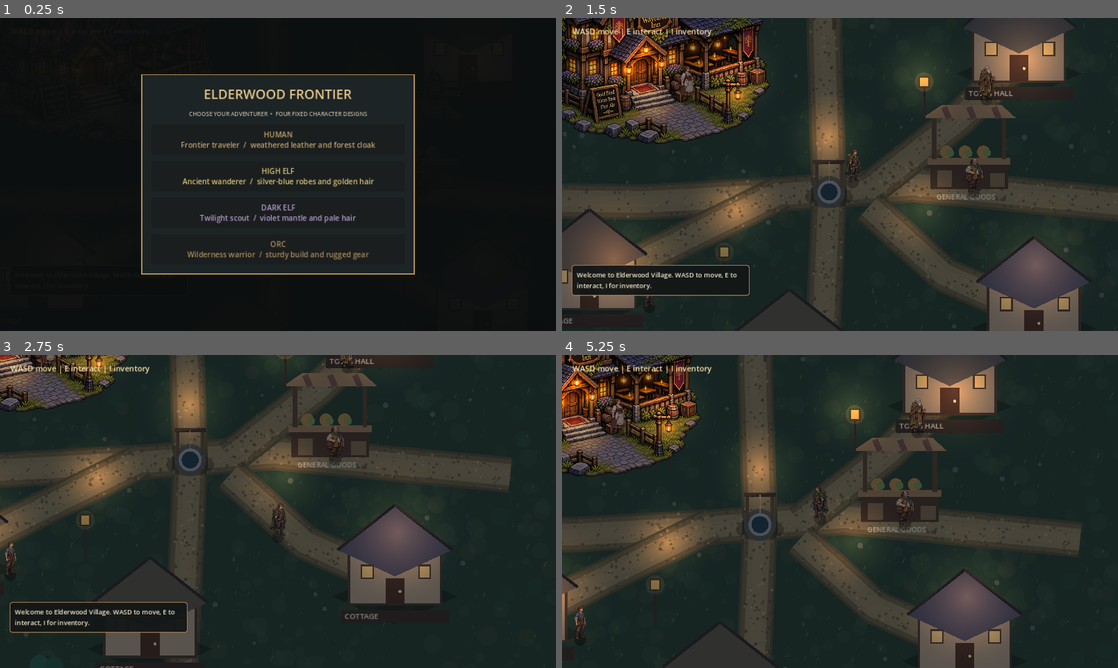
Above: before the commit, frames 1-4 (two rows, left to right).
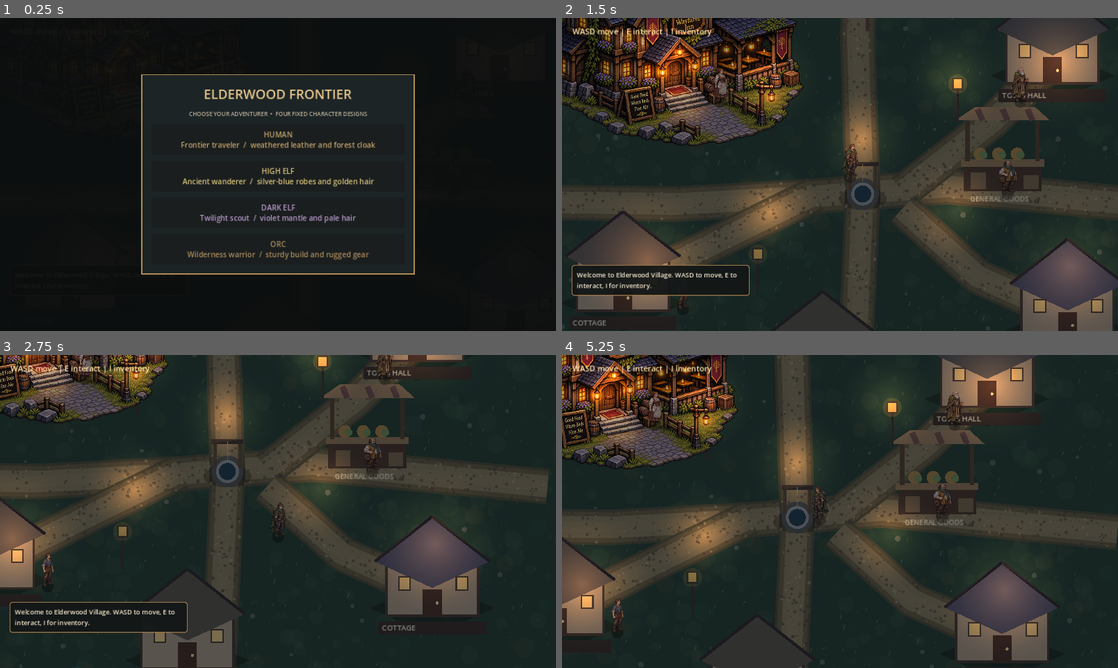
Above: after the commit, the same moments.

Repository: bhubler/elderwood-frontier-pc
Game: Godot game, scene res://scenes/world.tscn
The game is run twice, just before and just after one commit, with the same random seed, the same clock (stepped at 60 frames per second) and the same inputs.
Inputs:
- Up to frame 1 (0.25 s): no input
- Up to frame 2 (1.5 s): click "HUMAN Frontier traveler / wea…" at 0.5 s; tap Enter at 1.25 s; hold D from 1.28 s (still down); tap N at 1.35 s
- Up to frame 3 (2.75 s): tap Space at 1.52, 2.27 s; release D at 2.03 s; hold S from 2.03 s (still down); tap Shift at 2.1 s
- Up to frame 4 (5.25 s): release S at 2.78 s; hold D 2.78-3.53 s; tap I at 2.85, 3.5 s; hold W 3.53-4.28 s; tap E at 3.6 s; tap Space at 3.77, 4.52 s; hold A from 4.28 s (still down); tap N at 4.35 s; tap Shift at 5.1 s

The runs differ from the first frame. In frame 2, 45% of the frame differs, in the area x 0-100%, y 0-100%; in frame 3, 38%; in frame 4, 43%.

Commit message:
Add collision for Elderwood Village and the Wayfarer Inn

Diff:
--- a/scenes/player.tscn
+++ b/scenes/player.tscn
@@ -1,10 +1,18 @@
-[gd_scene load_steps=2 format=3]
+[gd_scene load_steps=3 format=3]
 
 [ext_resource type="Script" path="res://scripts/player.gd" id="1"]
 
+[sub_resource type="CircleShape2D" id="CircleShape2D_Feet"]
+radius = 10.0
+
 [node name="Player" type="CharacterBody2D"]
 z_index = 10
+motion_mode = 1
 script = ExtResource("1")
+
+[node name="Feet" type="CollisionShape2D" parent="."]
+position = Vector2(0, 16)
+shape = SubResource("CircleShape2D_Feet")
 
 [node name="Camera2D" type="Camera2D" parent="."]
 enabled = true
--- a/scenes/world.tscn
+++ b/scenes/world.tscn
@@ -14,7 +14,7 @@
 script = ExtResource("3")
 
 [node name="Player" parent="." instance=ExtResource("2")]
-position = Vector2(0, 0)
+position = Vector2(-65, 0)
 
 [node name="VillageInteractions" type="CanvasLayer" parent="."]
 script = ExtResource("4")
--- a/scripts/inn_interior.gd
+++ b/scripts/inn_interior.gd
@@ -1,5 +1,18 @@
 extends Node2D
 ## Separate off-map inn room; no modifications to the exterior village art.
+const WorldCollision := preload("res://scripts/world_collision.gd")
+
+func _ready() -> void:
+    WorldCollision.polygon(self, "RoomBoundary", PackedVector2Array([
+        Vector2(-357, -207), Vector2(357, -207),
+        Vector2(357, 207), Vector2(-357, 207)
+    ]), CollisionPolygon2D.BUILD_SEGMENTS)
+    WorldCollision.box(self, "Hearth", Rect2(-305, -190, 145, 80))
+    WorldCollision.box(self, "Counter", Rect2(115, -155, 185, 80))
+    WorldCollision.box(self, "Table", Rect2(-120, -25, 220, 110))
+    for p in [Vector2(-150, 100), Vector2(120, 110), Vector2(-140, -90)]:
+        WorldCollision.circle(self, "Stool", p, 25.0)
+
 func _draw() -> void:
     draw_rect(Rect2(-420,-270,840,540), Color("#201c1b"))
     draw_rect(Rect2(-390,-240,780,480), Color("#76553a"))
--- a/scripts/player.gd
+++ b/scripts/player.gd
@@ -280,10 +280,13 @@
     var moving: bool = input_vector.length_squared() > 0.0
     var running: bool = moving and Input.is_key_pressed(KEY_SHIFT)
     velocity = input_vector.normalized() * SPEED * (RUN_MULTIPLIER if running else 1.0)
-    if input_vector.length_squared() > 0.0:
+    move_and_slide()
+    moving = get_real_velocity().length_squared() > 1.0
+    if moving:
+        facing = get_real_velocity().normalized()
+        stride += delta * 10.0
+    elif input_vector != Vector2.ZERO:
         facing = input_vector.normalized()
-        stride += delta * 10.0
-    move_and_slide()
     if animated_sprite != null and animated_sprite.visible:
         _advance_animation(delta, moving, running)
     _animate_race_art(moving)
--- a/scripts/village_interactions.gd
+++ b/scripts/village_interactions.gd
@@ -346,7 +346,7 @@
 func _enter_inn() -> void:
     inside_inn = true
     return_position = player.position
-    player.position = Vector2(4200, 20)
+    player.position = Vector2(4200, 105)
     _show_message("The Wayfarer Inn — a warm refuge on the frontier. Walk south to the doorway and press E to leave.", 5.0)
 
 func _leave_inn() -> void:
--- a/scripts/wilderness_vegetation.gd
+++ b/scripts/wilderness_vegetation.gd
@@ -1,6 +1,7 @@
 extends Node2D
 ## Places licensed Wilderness Bundle scenes locally without committing their assets.
 ## Looks for standalone tree/bush scenes. Demo scenes are deliberately excluded.
+const WorldCollision := preload("res://scripts/world_collision.gd")
 const PACK_ROOT := "res://art/10_Wilderness_Bundle/Trees_and_Bushes"
 const SEED := 77139
 
@@ -64,6 +65,8 @@
 		decoration.position = pos
 		decoration.z_index = 0
 		add_child(decoration)
+		if is_tree:
+			WorldCollision.circle(self, "TreeTrunk", pos, 10.0)
 
 func _reserved(pos: Vector2) -> bool:
 	# Wide open village square, inn entrance, merchant stand, hall and cottages.
--- a/scripts/world.gd
+++ b/scripts/world.gd
@@ -1,6 +1,7 @@
 extends Node2D
 ## Elderwood Frontier: a modest wilderness settlement with room to grow.
 ## The inn is an authored sprite; the other buildings are temporary placeholders.
+const WorldCollision := preload("res://scripts/world_collision.gd")
 const TILE_W: float = 96.0
 const TILE_H: float = 48.0
 const EXTENT: int = 24
@@ -28,7 +29,50 @@
 	_load_village_building_art()
 	_load_wilderness_terrain()
 	_load_wilderness_vegetation()
+	_make_collision()
 	queue_redraw()
+
+func _make_collision() -> void:
+	var obstacles := Node2D.new()
+	obstacles.name = "WorldCollision"
+	add_child(obstacles)
+
+	var perimeter := PackedVector2Array([
+		Vector2(-2380, -1280), Vector2(2380, -1280),
+		Vector2(2380, 1280), Vector2(-2380, 1280)
+	])
+	var terrain := get_node_or_null("WildernessTerrain") as TileMapLayer
+	if terrain != null and terrain.tile_set != null:
+		var terrain_bounds := terrain.get_used_rect()
+		var first := terrain_bounds.position
+		var last := terrain_bounds.end - Vector2i.ONE
+		perimeter = PackedVector2Array([
+			terrain.map_to_local(first),
+			terrain.map_to_local(Vector2i(last.x, first.y)),
+			terrain.map_to_local(last),
+			terrain.map_to_local(Vector2i(first.x, last.y))
+		])
+	WorldCollision.polygon(obstacles, "VillageBoundary", perimeter, CollisionPolygon2D.BUILD_SEGMENTS)
+	if has_node("WayfarerInnArtwork"):
+		WorldCollision.polygon(obstacles, "WayfarerInn", PackedVector2Array([
+			Vector2(-640, -235), Vector2(-430, -341), Vector2(-151, -239),
+			Vector2(-151, -208), Vector2(-367, -157), Vector2(-459, -147),
+			Vector2(-640, -199)
+		]))
+	for building in buildings:
+		var pos: Vector2 = building["pos"]
+		WorldCollision.box(obstacles, str(building["name"]).to_pascal_case(),
+			Rect2(pos + Vector2(-92, -50), Vector2(184, 94)))
+	var stall_bounds := Rect2(202, -27, 156, 56)
+	if has_node("GeneralGoodsArtwork"):
+		stall_bounds = Rect2(202, -45, 156, 56)
+	WorldCollision.box(obstacles, "GeneralGoods", stall_bounds)
+	WorldCollision.circle(obstacles, "Well", Vector2(0, 35), 32.0)
+	for p in [Vector2(-180, -80), Vector2(190, -110), Vector2(-210, 230)]:
+		WorldCollision.circle(obstacles, "LanternPost", p, 4.0)
+	WorldCollision.circle(obstacles, "VillageSign", Vector2(10, -290), 5.0)
+	for tree_pos in trees:
+		WorldCollision.circle(obstacles, "TreeTrunk", tree_pos, 8.0)
 
 func _load_wilderness_terrain() -> void:
 	var pack_path := "res://art/10_Wilderness_Bundle/Terrain_and_Nature/godot/terrain_tileset.tres"
--- /dev/null
+++ b/scripts/world_collision.gd
@@ -0,0 +1,38 @@
+extends RefCounted
+## Shared ground-plane collision for village props, rooms and region edges.
+
+static func box(parent: Node2D, label: String, bounds: Rect2) -> void:
+	var shape := RectangleShape2D.new()
+	shape.size = bounds.size
+	_add_shape(parent, label, bounds.get_center(), shape)
+
+static func circle(parent: Node2D, label: String, center: Vector2, radius: float) -> void:
+	var shape := CircleShape2D.new()
+	shape.radius = radius
+	_add_shape(parent, label, center, shape)
+
+static func polygon(
+	parent: Node2D,
+	label: String,
+	points: PackedVector2Array,
+	build_mode: int = CollisionPolygon2D.BUILD_SOLIDS
+) -> void:
+	var body := _body(parent, label)
+	var collider := CollisionPolygon2D.new()
+	collider.build_mode = build_mode
+	collider.polygon = points
+	body.add_child(collider)
+
+static func _add_shape(parent: Node2D, label: String, center: Vector2, shape: Shape2D) -> void:
+	var body := _body(parent, label)
+	body.position = center
+	var collider := CollisionShape2D.new()
+	collider.shape = shape
+	body.add_child(collider)
+
+static func _body(parent: Node2D, label: String) -> StaticBody2D:
+	var body := StaticBody2D.new()
+	body.name = label
+	body.collision_mask = 0
+	parent.add_child(body, true)
+	return body
Not shown, added: scripts/world_collision.gd.uid
